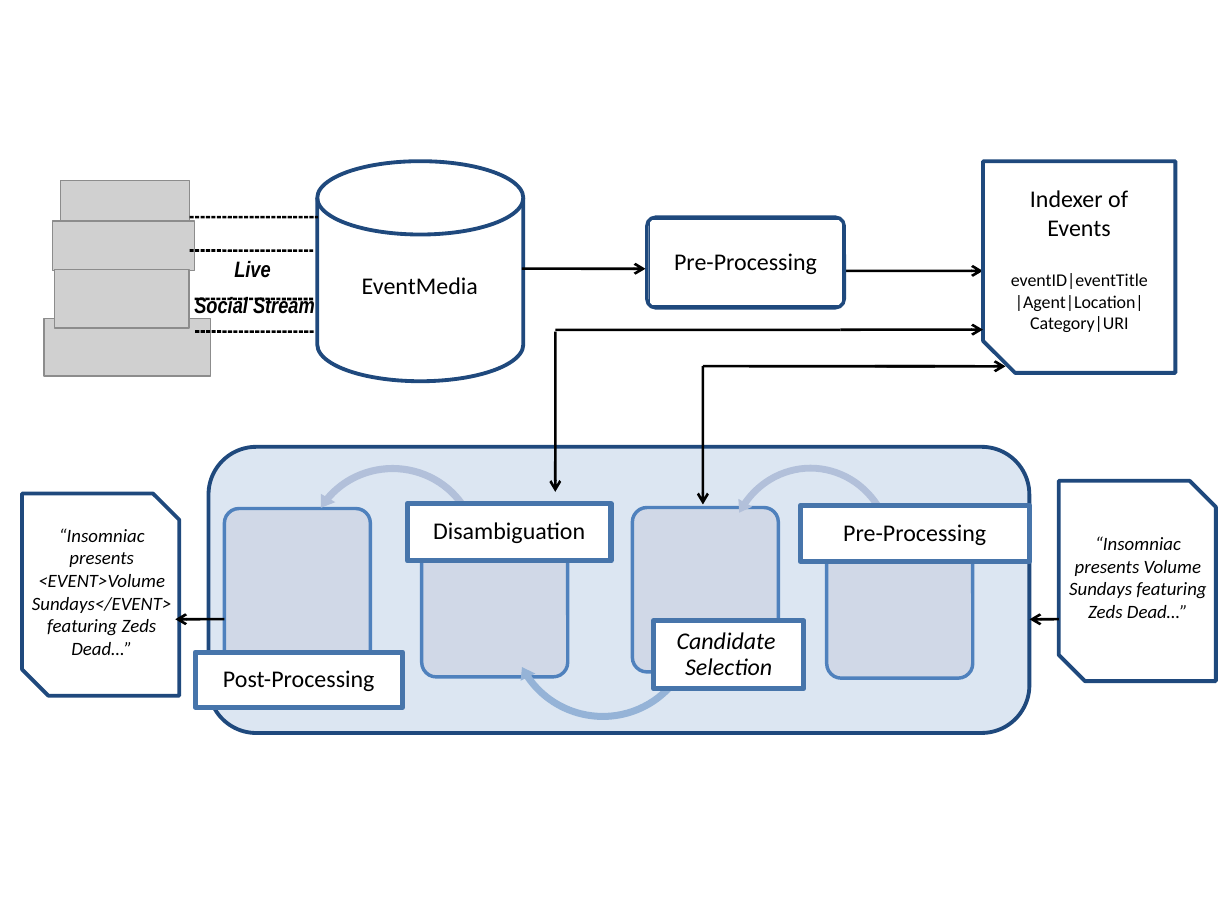
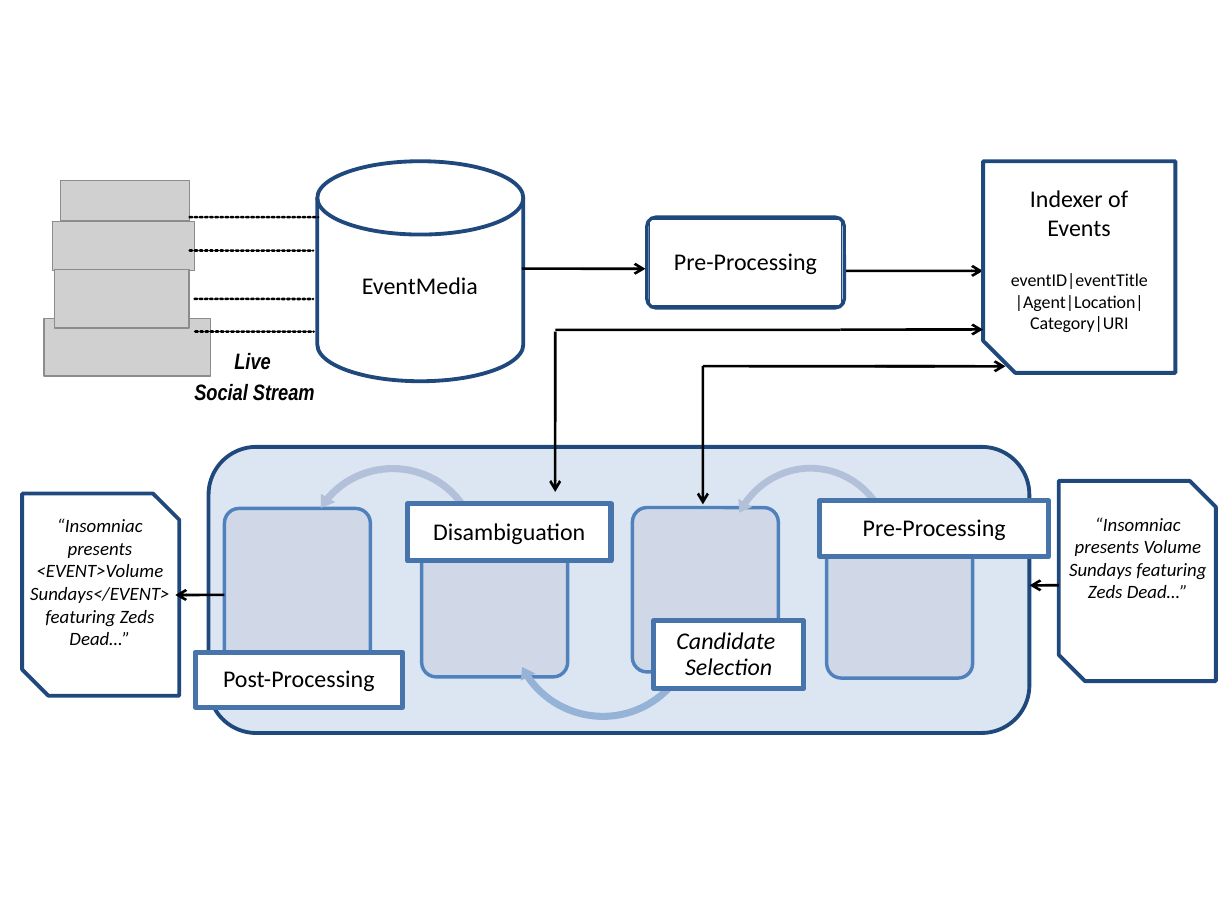
Before and after one commit to amark-india/eventspotter, a slide deck: slide 3 of paper/architecture_source.pptx. Drawn at 1232x924 pixels with LibreOffice and Linux fonts; fonts in the diff are those of the drawing; grey boxes stand for pictures. Boxes give left, top, right and bottom in pixels: in the first picture for what was removed or moved away, otherwise in the second. Text is boxed around its words. In the diff, an @@ line names an element or a change of style, - is before the commit and + after.

```diff
--- a/paper/architecture_source.pptx
+++ b/paper/architecture_source.pptx
@@ text "Social Stream": place and size @@
-text "Social Stream" at [194,297,315,313]
+text "Social Stream" at [194,384,315,401]
@@ text "Live": place and size @@
-text "Live" at [234,261,270,278]
+text "Live" at [234,353,270,370]
@@ text "“Insomniac presents <EVENT>Volume Sundays</EVENT> featuring ...": place and size @@
-text "“Insomniac presents <EVENT>Volume Sundays</EVENT> featuring ..." at [32,528,172,655]
+text "“Insomniac presents <EVENT>Volume Sundays</EVENT> featuring ..." at [30,518,170,645]
@@ rectangle "Pre-Processing": place and size @@
-rectangle "Pre-Processing" at [801,505,1030,561]
+rectangle "Pre-Processing" at [819,500,1048,556]
@@ text "“Insomniac presents Volume Sundays featuring ...": place and size @@
-text "“Insomniac presents Volume Sundays featuring ..." at [1069,536,1206,618]
+text "“Insomniac presents Volume Sundays featuring ..." at [1069,517,1206,598]
@@ arrow moved from (224, 620) - (175, 620) to (224, 595) - (175, 595) @@
@@ arrow moved from (1058, 620) - (1030, 620) to (1058, 585) - (1030, 585) @@
```
Also in this commit, not shown: 3 other files.
